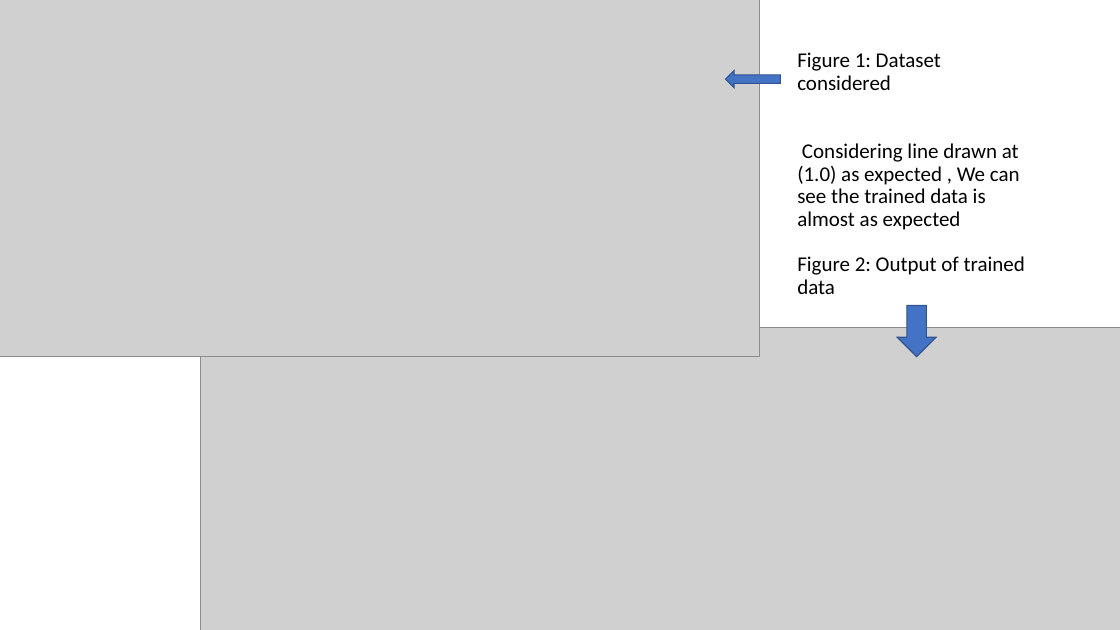
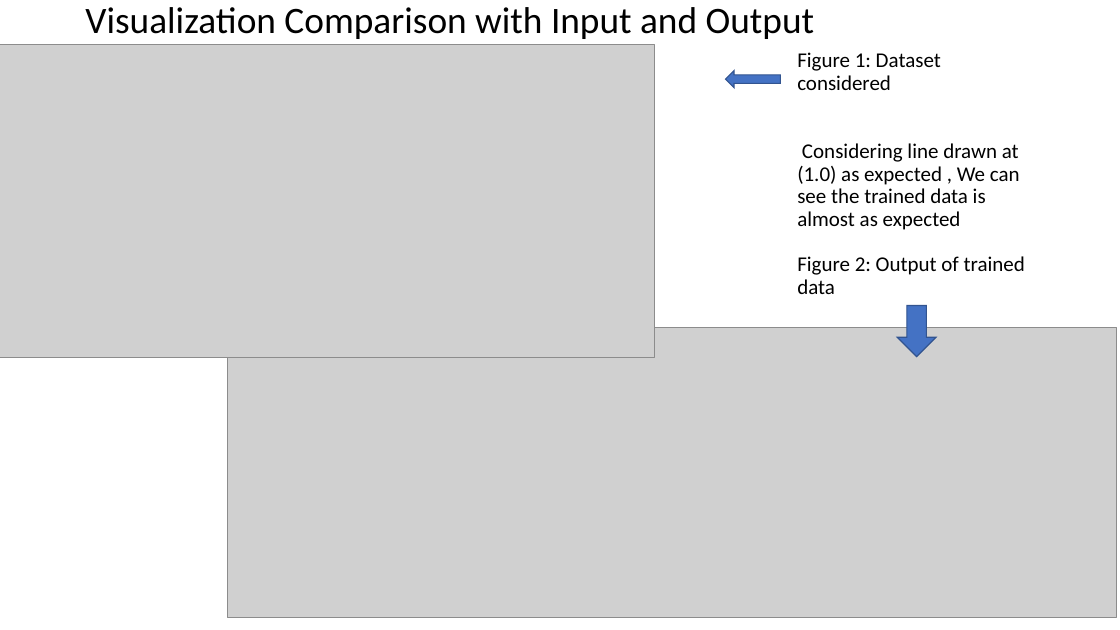
Before and after one commit to cce-iisc-ml-2020/ann, a slide deck: slide 6 of ANN Presentation.pptx (slide 7 before the commit). Drawn at 1120x630 pixels with LibreOffice and Linux fonts; fonts in the diff are those of the drawing; grey boxes stand for pictures. Boxes give left, top, right and bottom in pixels: in the first picture for what was removed or moved away, otherwise in the second. Text is boxed around its words. In the diff, an @@ line names an element or a change of style, - is before the commit and + after.

```diff
--- a/ANN Presentation.pptx
+++ b/ANN Presentation.pptx
@@ text added at bbox=[85, 7, 814, 39], 32 pt, text #000000 @@
+Visualization Comparison with Input and Output
@@ picture: place and size @@
-picture at bbox=[0, 0, 760, 357]
+picture at bbox=[0, 45, 654, 357]
@@ picture: place and size @@
-picture at bbox=[201, 328, 1120, 630]
+picture at bbox=[228, 328, 1117, 618]
```
Also in this commit, not shown: 2 other slides changed, 1 slide added, 2 slides removed, 1 other file.
